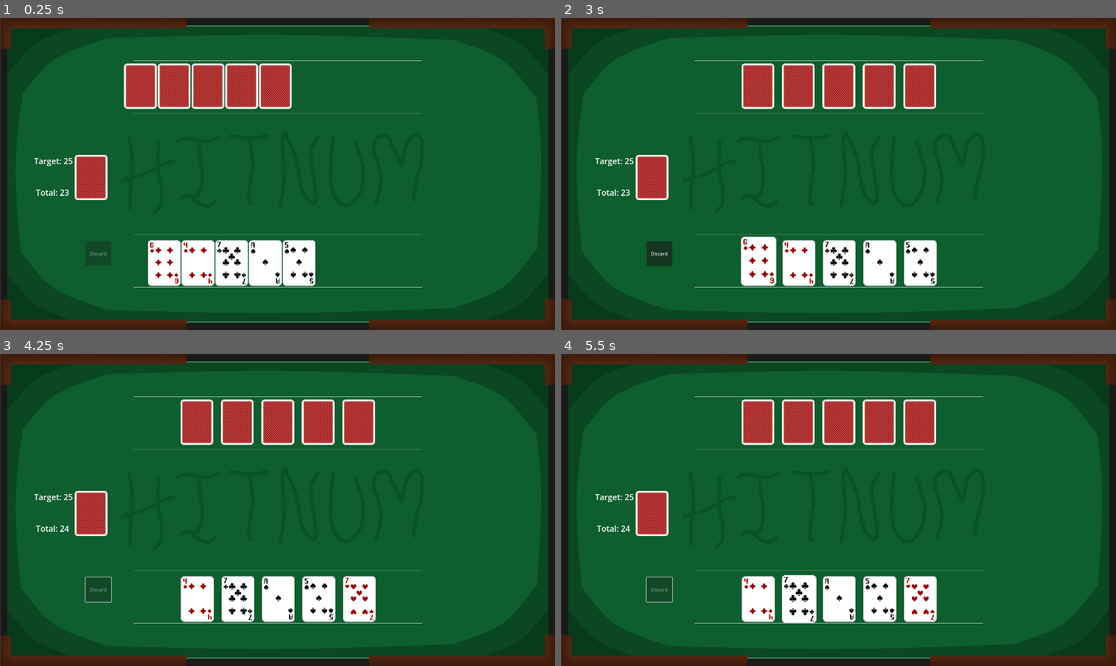
Above: before the commit, frames 1-4 (two rows, left to right).
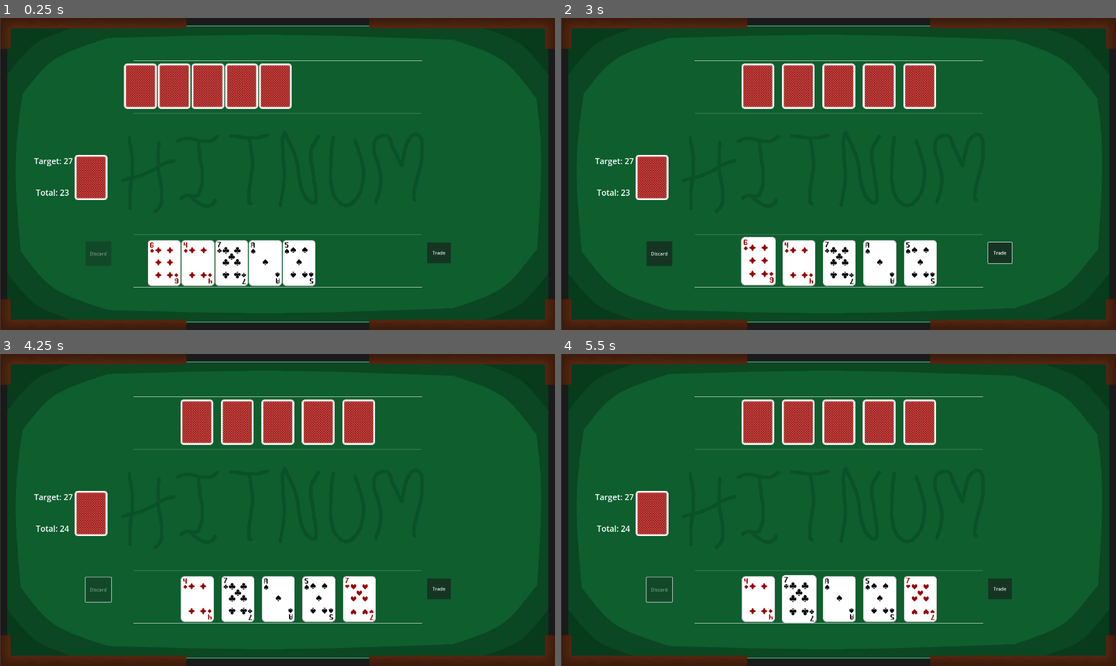
Above: after the commit, the same moments.

Repository: Otaibifmf/card-game
Game: Godot game, scene res://Main.tscn
Same seed, same stepped clock (60 frames per second), same inputs: the game is played once before the commit and once after it.
Inputs (mouse positions are in pixels of both pictures, inside the frame that each line leads up to):
- Up to frame 1 (0.25 s): no input
- Up to frame 2 (3 s): click (999, 252) at 0.5 s, where only the run after the commit has a clickable "Trade"; click (999, 252) at 1.25 s, where only the run after the commit has a clickable "Trade"; click (999, 252) at 2 s, where only the run after the commit has a clickable "Trade"; tap Enter at 2.75 s; move the mouse to (760, 264) at 2.77 s; click (760, 264) at 2.92 s
- Up to frame 3 (4.25 s): click "Discard" at 3.5 s
- Up to frame 4 (5.5 s): tap Space at 4.25 s; move the mouse to (760, 600) at 4.27 s; click (760, 600) at 4.42 s; move the mouse to (799, 600) at 5.02 s; click (799, 600) at 5.17 s

The runs differ from the first frame. In frame 1, 0.3% of the frame differs, in the area x 12-82%, y 44-79%; in frame 2, 0.5%, in the area x 12-82%, y 44-86%; in frame 3, 0.3%; in frame 4, 0.3%.

Commit message:
Trade works

Diff:
--- a/BotHand.gd
+++ b/BotHand.gd
@@ -4,6 +4,8 @@
 const HAND_Y = 230
 const HAND_CENTER_X = 950
 const CARD_WIDTH = 140
+
+signal bot_card_pressed(card)
 
 var card_scene = preload("res://Scenes/Card.tscn")
 var back_texture = preload("res://assets/red_backing.png")
@@ -43,7 +45,6 @@
 
 	print("🤖 Bot total before:", calculate_total(), "Target:", TARGET_TOTAL)
 
-	# Bot makes one discard per turn
 	_discard_random_cards()
 
 	await get_tree().create_timer(1.2).timeout
@@ -77,10 +78,15 @@
 
 	var area = card.get_node("Area2D")
 	if area:
-		area.set_deferred("monitoring", false)
-		area.set_deferred("input_pickable", false)
+		area.set_deferred("monitoring", true)
+		area.set_deferred("input_pickable", true)
 
+	card.pressed.connect(_on_card_pressed)
 	return card
+
+func _on_card_pressed(card):
+	print("🟦 Bot card pressed signal emitted:", card.name)
+	emit_signal("bot_card_pressed", card)
 
 func _update_card_positions():
 	var total_width = (cards.size() - 1) * CARD_WIDTH
@@ -108,7 +114,12 @@
 	for i in range(count_to_discard):
 		var card_data = deck.draw_card()
 		if card_data == null:
-			break
+			var win_label = get_node("../WinLabel")
+			if win_label:
+				win_label.text = "❌ Deck is empty – Game Over!"
+				win_label.visible = true
+			can_play = false
+			return
 		var new_card = _create_hidden_card(card_data)
 		cards.append(new_card)
 
--- a/Card.gd
+++ b/Card.gd
@@ -19,4 +19,5 @@
 
 func _on_input_event(viewport, event, shape_idx):
 	if event is InputEventMouseButton and event.button_index == MOUSE_BUTTON_LEFT and event.pressed:
+		print("🟥 Card clicked:", self.name)
 		emit_signal("pressed", self)
--- a/Main.tscn
+++ b/Main.tscn
@@ -72,3 +72,10 @@
 theme = SubResource("Theme_uubuy")
 theme_type_variation = &"HeaderLarge"
 text = "Target: 0"
+
+[node name="TradeButton" type="Button" parent="."]
+offset_left = 1477.0
+offset_top = 777.0
+offset_right = 1559.0
+offset_bottom = 849.0
+text = "Trade"
--- a/PlayerHand.gd
+++ b/PlayerHand.gd
@@ -8,18 +8,28 @@
 
 var cards = []
 var selected_cards = []
+var selected_bot_cards = []
 var card_scene = preload("res://Scenes/Card.tscn")
+var TARGET_TOTAL_VALUES = [22, 23, 24, 25, 26, 27, 28, 29, 30]
 var TARGET_TOTAL = 25
 var can_play = false
+var trade_mode = false
 var deck = null
 var turn_manager = null
 
 func _ready():
+	randomize()
+	TARGET_TOTAL = TARGET_TOTAL_VALUES[randi() % TARGET_TOTAL_VALUES.size()]
+
 	deck = get_node("../Deck")
 	turn_manager = get_node("../TurnManager")
 
 	if turn_manager:
 		turn_manager.player_turn_started.connect(_on_player_turn_started)
+
+	var bot_hand = get_node("../BotHand")
+	if bot_hand:
+		bot_hand.bot_card_pressed.connect(_on_bot_card_selected)
 
 	for i in range(HAND_COUNT):
 		var card_data = deck.draw_card()
@@ -35,7 +45,15 @@
 		discard_button.disabled = true
 		discard_button.pressed.connect(_on_discard_pressed)
 
+	var trade_button = get_node("../TradeButton")
+	if trade_button:
+		print("Trade button found")
+		trade_button.pressed.connect(toggle_trade_mode)
+	else:
+		print("Trade button NOT found.")
+
 	update_hand_total_label()
+	update_target_label()
 
 func _on_player_turn_started():
 	can_play = true
@@ -63,10 +81,15 @@
 		print("⛔ You tried to select a card during bot's turn!")
 		return
 
-	if card in selected_cards:
-		selected_cards.erase(card)
+	if trade_mode:
+		if card in selected_cards:
+			selected_cards.erase(card)
+		elif selected_cards.size() < MAX_SELECTION:
+			selected_cards.append(card)
 	else:
-		if selected_cards.size() < MAX_SELECTION:
+		if card in selected_cards:
+			selected_cards.erase(card)
+		elif selected_cards.size() < MAX_SELECTION:
 			selected_cards.append(card)
 
 	_update_card_positions()
@@ -92,6 +115,7 @@
 		else:
 			_animate_scale(card, Vector2(1, 1))
 		_animate_position(card, target_pos)
+
 	update_target_label()
 	update_hand_total_label()
 
@@ -106,7 +130,7 @@
 func _update_discard_button_state():
 	var discard_button = get_node("../DiscardButton")
 	if discard_button:
-		discard_button.disabled = selected_cards.is_empty()
+		discard_button.disabled = selected_cards.is_empty() or trade_mode
 
 func _on_discard_pressed():
 	if not can_play:
@@ -126,7 +150,12 @@
 	for i in range(num_to_replace):
 		var card_data = deck.draw_card()
 		if card_data == null:
-			break
+			var win_label = get_node("../WinLabel")
+			if win_label:
+				win_label.text = "❌ Deck is empty – Game Over!"
+				win_label.visible = true
+			can_play = false
+			return
 		var new_card = _create_card_from_data(card_data)
 		cards.append(new_card)
 
@@ -170,3 +199,49 @@
 	var label = get_node("../TargetLabel")
 	if label:
 		label.text = "Target: " + str(TARGET_TOTAL)
+
+func toggle_trade_mode():
+	trade_mode = not trade_mode
+	selected_cards.clear()
+	selected_bot_cards.clear()
+	_update_card_positions()
+	_update_discard_button_state()
+	print("🟢 Trade mode is", trade_mode)
+
+func _on_bot_card_selected(card):
+	if not can_play or not trade_mode:
+		return
+
+	if card in selected_bot_cards:
+		selected_bot_cards.erase(card)
+	elif selected_bot_cards.size() < MAX_SELECTION:
+		selected_bot_cards.append(card)
+
+	_check_and_execute_trade()
+
+func _check_and_execute_trade():
+	if selected_cards.size() != selected_bot_cards.size():
+		return
+
+	for i in range(selected_cards.size()):
+		var my_card = selected_cards[i]
+		var bot_card = selected_bot_cards[i]
+
+		# Swap card_data
+		var temp_data = my_card.card_data
+		my_card.card_data = bot_card.card_data
+		bot_card.card_data = temp_data
+
+		# Update texture for player's card
+		var sprite = my_card.get_node("CardImage")
+		if sprite:
+			sprite.texture = load(my_card.card_data.sprite_path)
+
+	# Bot card texture stays hidden
+
+	selected_cards.clear()
+	selected_bot_cards.clear()
+	trade_mode = false
+
+	print("🔁 Trade completed!")
+	_update_card_positions()
